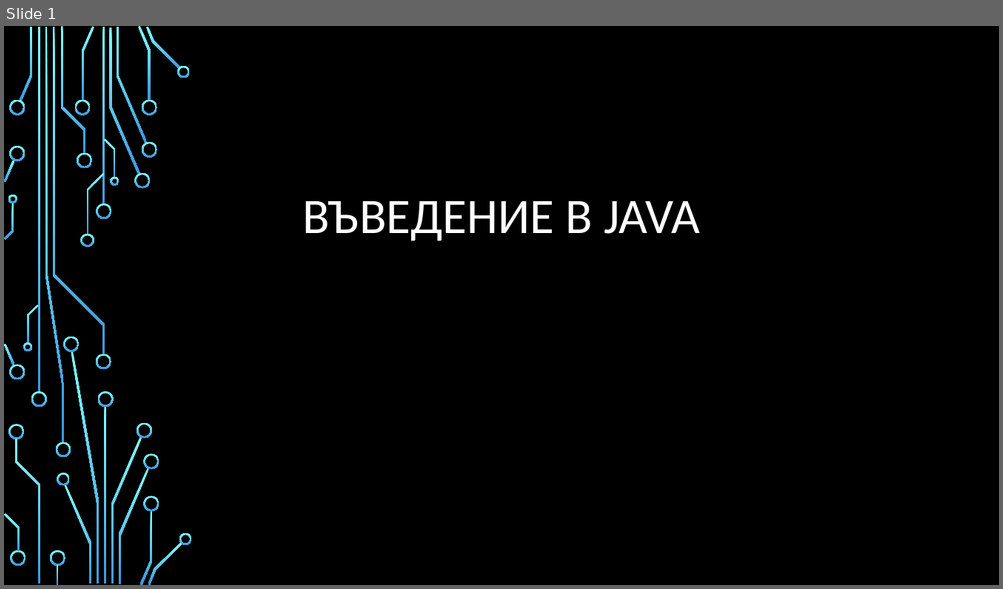
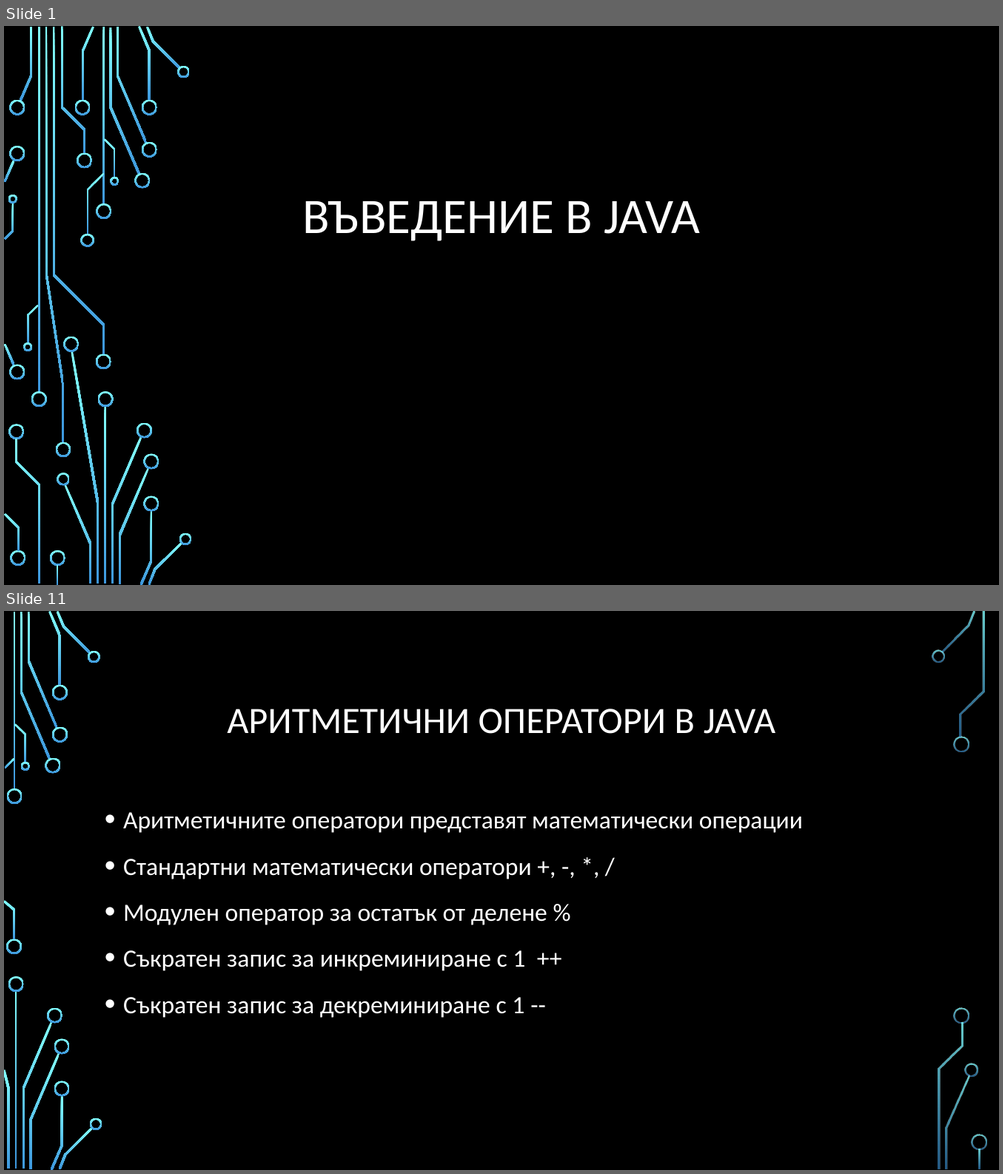
Before and after one commit to Bilyukov/java-course, a slide deck: 02.java-basics.pptx. Shown one above the other, each under a label of ours: slide 1 before the commit, slides 1 and 11 after it; the slides between them are not shown. The pictures are 1003x589 and 1003x1174 pixels, drawn with LibreOffice and Linux fonts; fonts in the diff are those of the drawing; background and template pictures are left out. Boxes give left, top, right and bottom in pixels: in the first picture for what was removed or moved away, otherwise in the second. Text is boxed around its words. In the diff, an @@ line names an element or a change of style, - is before the commit and + after.

Commit message:
Added Java Basics Demo

```diff
--- a/02.java-basics.pptx
+++ b/02.java-basics.pptx
@@ slide 11 added at (4, 611, 999, 1170), background picture (left out) @@
@@ title added at (227, 709, 776, 734), 36 pt, text #FFFFFF @@
+АРИТМЕТИЧНИ ОПЕРАТОРИ В JAVA
@@ text added at (123, 812, 802, 1018), 24 pt, text #FFFFFF @@
+• Аритметичните оператори представят математически операции
+• Стандартни математически оператори +, -, *, /
+• Модулен оператор за остатък от делене %
+• Съкратен запис за инкреминиране с 1 ++
+• Съкратен запис за декреминиране с 1 --
@@ group added at (4, 611, 987, 1170): 33 freeform shapes, 3 rectangles @@
```
Also in this commit, not shown: 2 slides changed, 21 other slides added, 21 other files.
